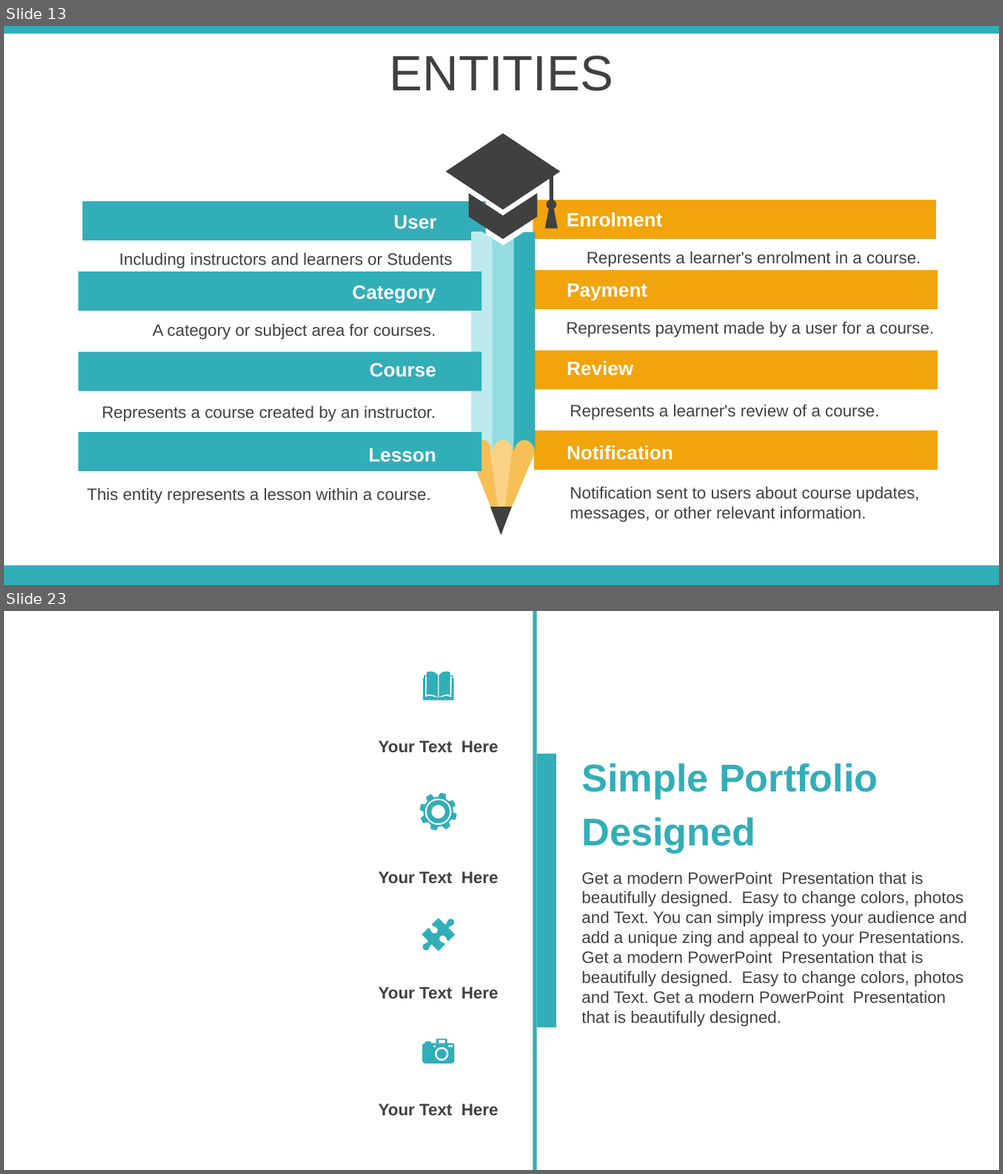
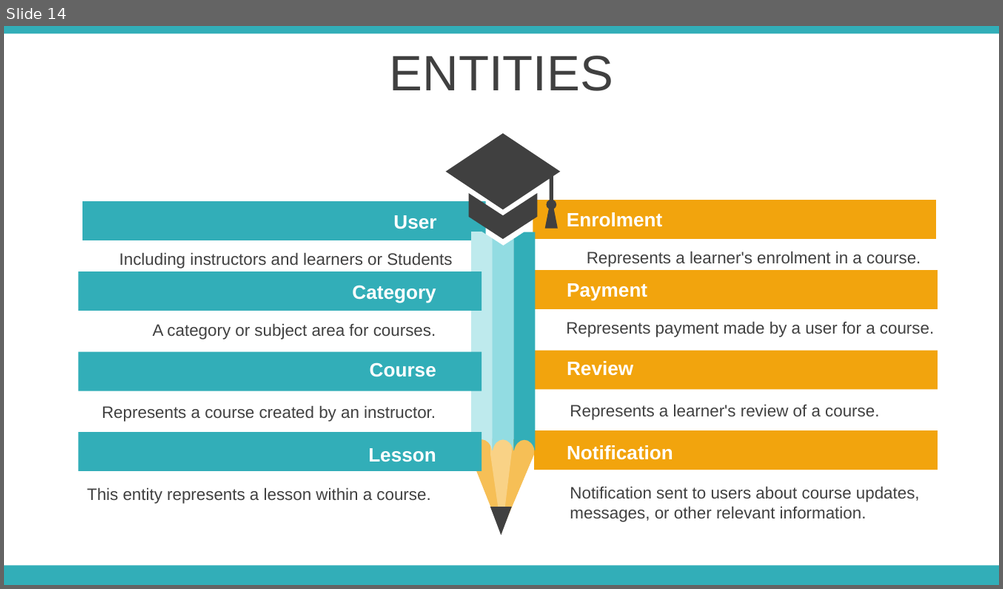
Before and after one commit to treehays/EasyLearn, a slide deck: EasyLearn/Material/02 Sample Template.pptx. Shown one above the other, each under a label of ours: slides 13 and 23 before the commit, slide 14 after it; the slides between them are not shown. The pictures are 1003x1174 and 1003x589 pixels, drawn with LibreOffice and Linux fonts; fonts in the diff are those of the drawing. Boxes give left, top, right and bottom in pixels: in the first picture for what was removed or moved away, otherwise in the second. Text is boxed around its words. In the diff, an @@ line names an element or a change of style, - is before the commit and + after.

```diff
--- a/EasyLearn/Material/02 Sample Template.pptx
+++ b/EasyLearn/Material/02 Sample Template.pptx
@@ slide 23 removed at [4,611,999,1170], background #FFFFFF @@
@@ rectangle removed at [532,611,536,1170] @@
@@ freeform shape removed at [423,672,453,701] @@
@@ text removed at [378,741,498,752] @@
-Your Text Here
@@ rectangle removed at [536,753,556,1028] @@
@@ text removed at [581,763,877,853] @@
-Simple Portfolio
-Designed
@@ freeform shape removed at [420,793,458,831] @@
@@ text removed at [378,871,498,883] @@
-Your Text Here
@@ text removed at [581,871,966,1027] @@
-Get a modern PowerPoint Presentation that is beautifully designed. Easy to change colors, photos and Text. You can simply impress your audience and add a unique zing and appeal to your Presentations. Get a modern PowerPoint Presentation that is beautifully designed. Easy to change colors, photos and Text. Get a modern PowerPoint Presentation that is beautifully designed.
@@ freeform shape removed at [415,912,462,959] @@
@@ text removed at [378,987,498,999] @@
-Your Text Here
@@ freeform shape removed at [421,1039,453,1064] @@
@@ text removed at [378,1104,498,1116] @@
-Your Text Here
@@ what was slide 13 is now slide 14 @@
```
Also in this commit, not shown: 1 slide changed, 4 slides added, 65 other slides removed, 39 other files.
